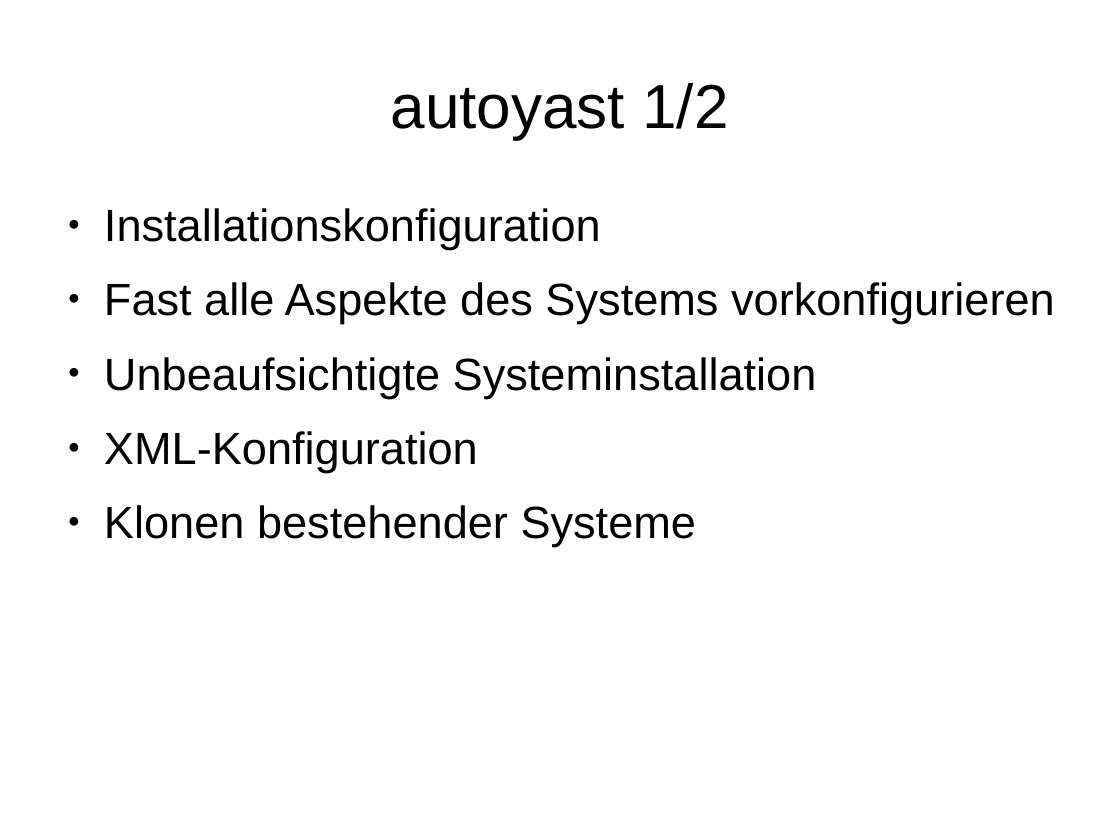
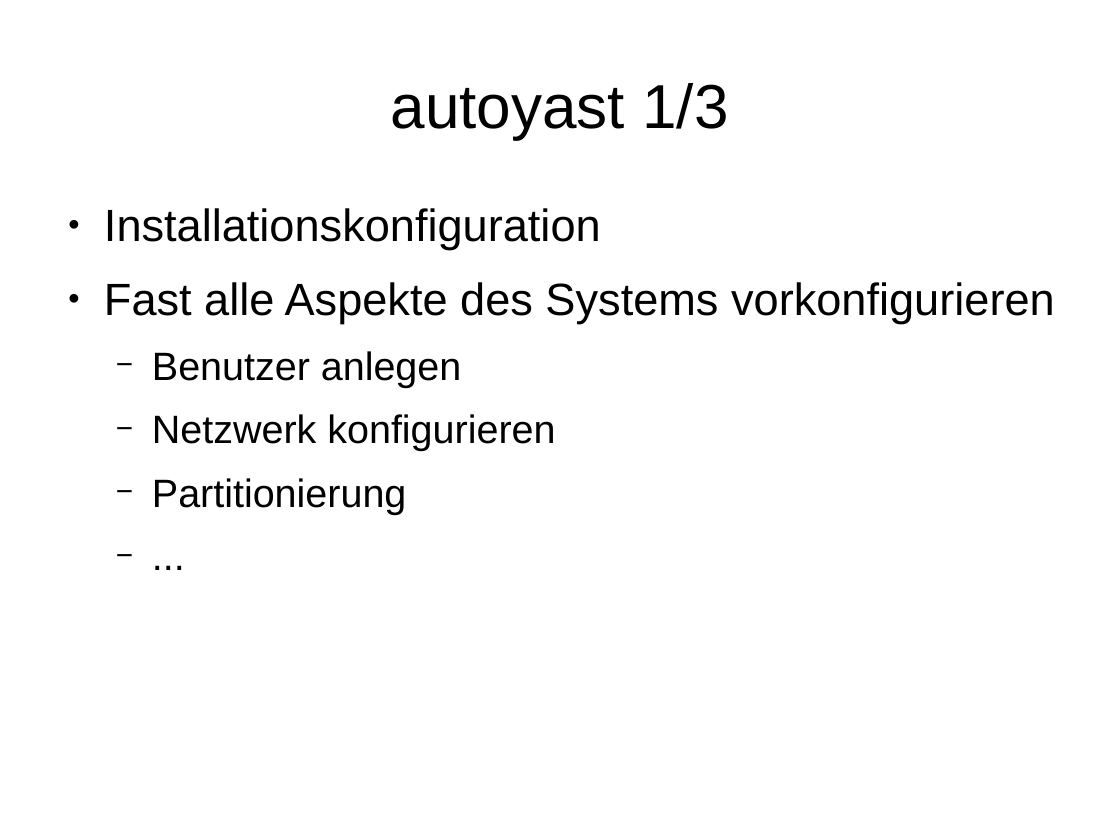
Before and after one commit to adfinis/adsy-trainings, a slide deck: slide 2 of SSA_SUSE-System-Administration/1007_autoyast/modul_autoyast_1007_01_slides.odp. Drawn at 1120x840 pixels with LibreOffice and Linux fonts; fonts in the diff are those of the drawing. Boxes give left, top, right and bottom in pixels: in the first picture for what was removed or moved away, otherwise in the second. Text is boxed around its words. In the diff, an @@ line names an element or a change of style, - is before the commit and + after.

```diff
--- a/SSA_SUSE-System-Administration/1007_autoyast/modul_autoyast_1007_01_slides.odp
+++ b/SSA_SUSE-System-Administration/1007_autoyast/modul_autoyast_1007_01_slides.odp
@@ title at (x1=391, y1=83, x2=728, y2=139): text changed @@
-autoyast 1/2
+autoyast 1/3
@@ text at (x1=152, y1=351, x2=555, y2=515): text changed; size 32 to 28 pt @@
-● Unbeaufsichtigte Systeminstallation
-● XML-Konfiguration
-● Klonen bestehender Systeme
+  − Benutzer anlegen
+  − Netzwerk konfigurieren
+  − Partitionierung
+  − ...
```
Also in this commit, not shown: 3 other slides changed, 1 slide added, 4 other files.
